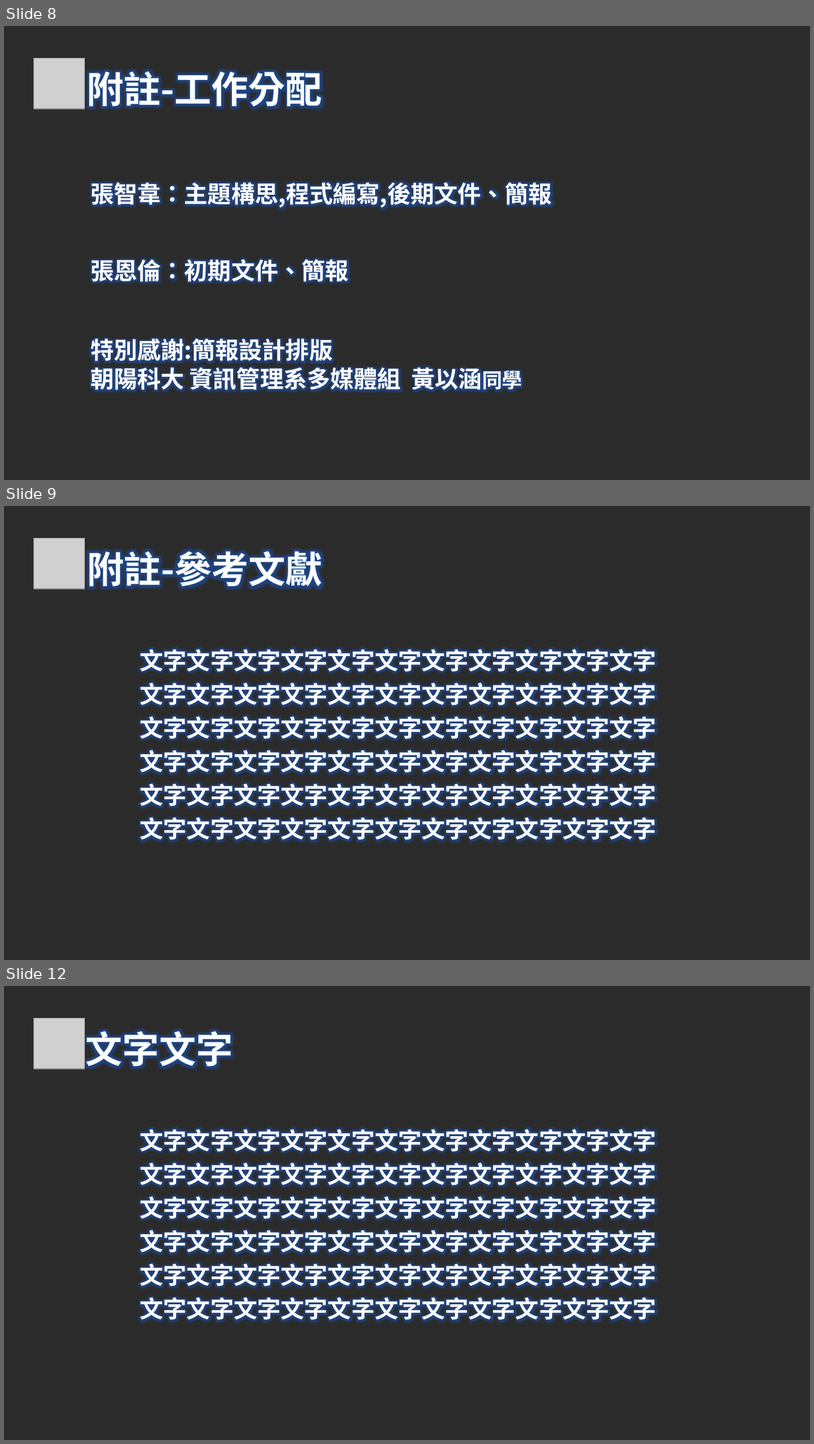
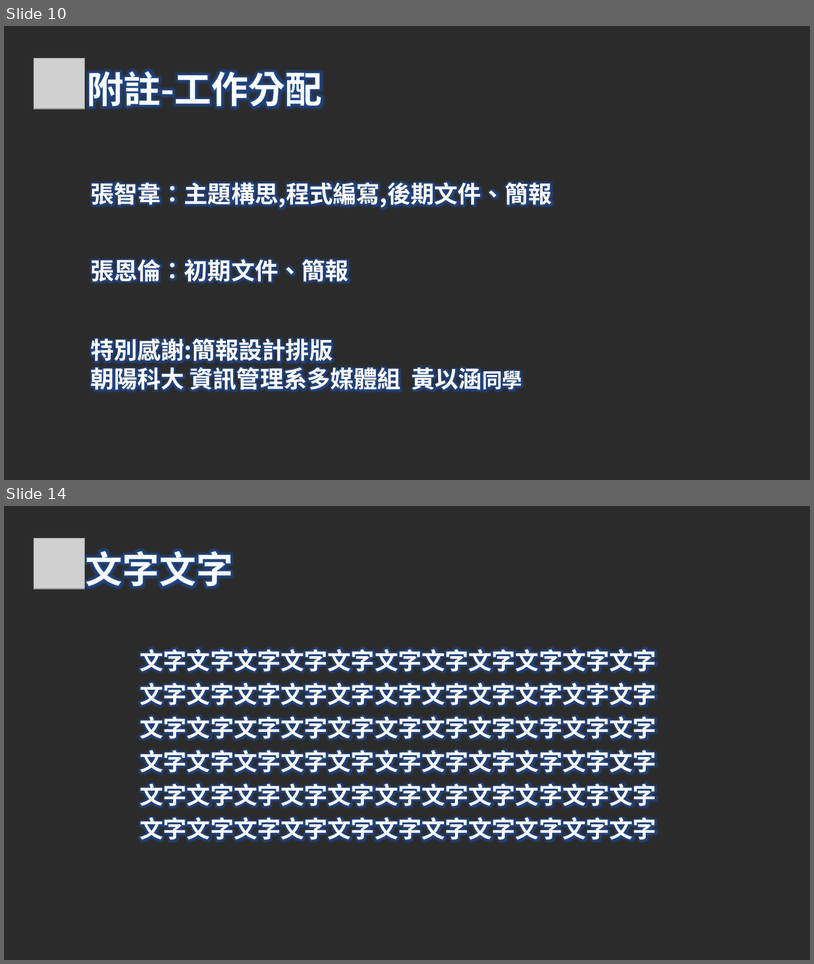
Before and after one commit to DJSBTimTW/DJSBTimTW-python_selenium, a slide deck: GC遊戲後台分析爬蟲 (1).pptx. Shown one above the other, each under a label of ours: slides 8, 9 and 12 before the commit, slides 10 and 14 after it; the slides between them are not shown. The pictures are 814x1444 and 814x964 pixels, drawn with LibreOffice and Linux fonts; fonts in the diff are those of the drawing; grey boxes stand for pictures; background and template pictures are left out; a plain dark background stands for a picture behind light text. Boxes give left, top, right and bottom in pixels: in the first picture for what was removed or moved away, otherwise in the second. Text is boxed around its words. In the diff, an @@ line names an element or a change of style, - is before the commit and + after.

```diff
--- a/GC遊戲後台分析爬蟲 (1).pptx
+++ b/GC遊戲後台分析爬蟲 (1).pptx
@@ slide 9 removed at (x1=4, y1=506, x2=810, y2=960), background picture (left out) @@
@@ picture removed at (x1=33, y1=538, x2=84, y2=589) @@
@@ text removed at (x1=87, y1=545, x2=322, y2=592) @@
-附註-參考文獻
@@ text removed at (x1=140, y1=645, x2=657, y2=844) @@
-文字文字文字文字文字文字文字文字文字文字文字文字文字文字文字文字文字文字文字文字文字文字文字文字文字文字文字文字文字文字文字文字文字文字文字文字文字文字文字文字文字文字文字文字文字文字文字文字文字文字文字文字文字文字文字文字文字文字文字文字文字文字文字文字文字文字
@@ what was slide 8 is now slide 10 @@
@@ what was slide 12 is now slide 14 @@
```
Also in this commit, not shown: 5 slides changed, 5 slides added, 2 other slides removed, 1 other file.
